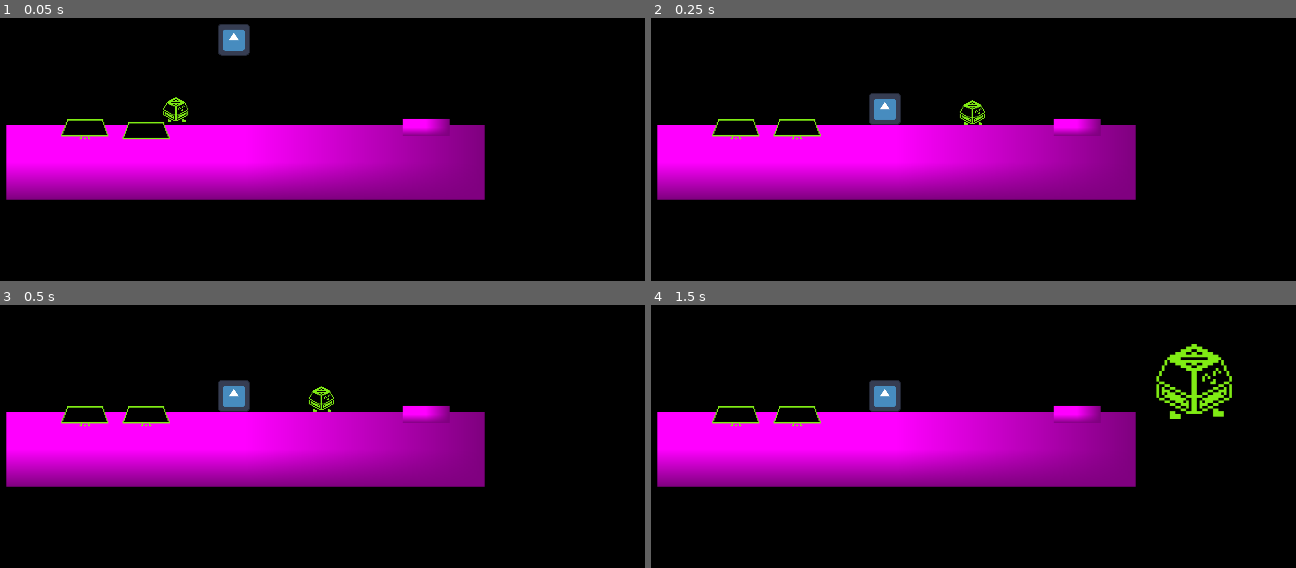
Above: before the commit, frames 1-4 (two rows, left to right).
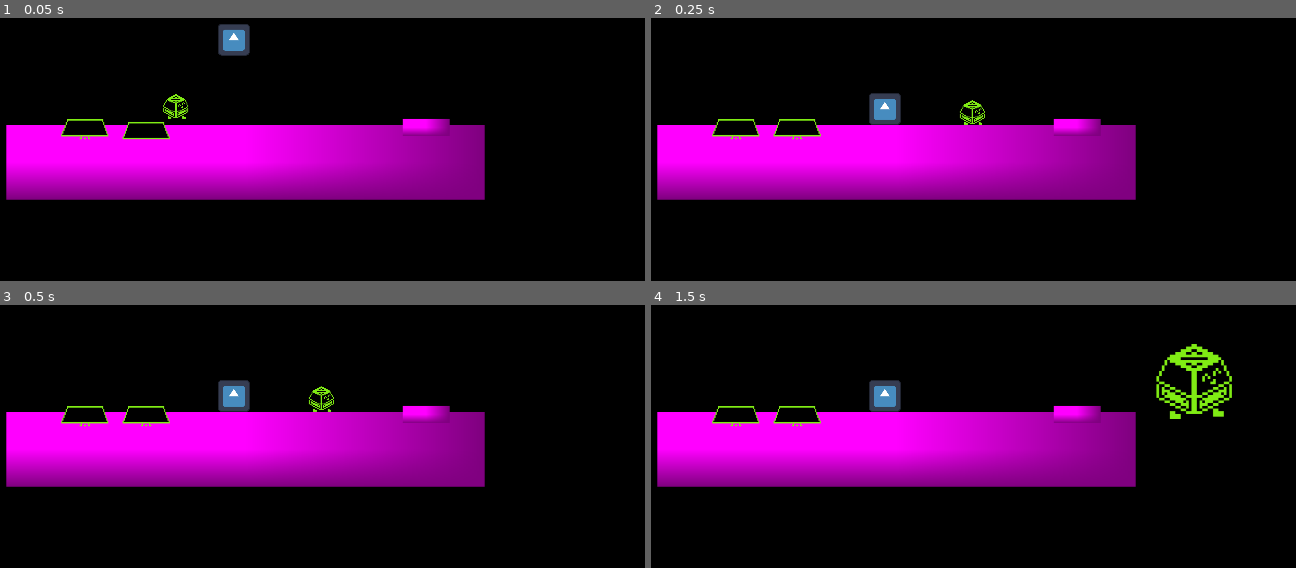
Above: after the commit, the same moments.

Repository: BradyKearley/CuHacking
Game: Godot game, scene res://Levels/test_level.tscn
Same seed, same stepped clock (60 frames per second), same inputs: the game is played once before the commit and once after it. The project has no main scene, so this scene is started directly. The engine's default icon, where the game draws it, is replaced by a stand-in: a white triangle on a blue panel in a dark square.
Inputs:
- Up to frame 1 (0.05 s): no input
- Up to frame 2 (0.25 s): no input
- Up to frame 3 (0.5 s): no input
- Up to frame 4 (1.5 s): tap Enter (ui_accept) at 0.5, 0.77 s; hold Right (ui_right) from 0.53 s (still down)

The runs differ from the first frame. In frame 1, 0.2% of the frame differs, in the area x 25-30%, y 28-40%; in frame 2, less than 0.1%; in frame 3, less than 0.1%; in frame 4, nothing differs.

Commit message:
FIXED YAY

Diff:
--- a/Scenes/tab.tscn
+++ b/Scenes/tab.tscn
@@ -5,10 +5,10 @@
 [ext_resource type="AudioStream" uid="uid://cosc81evi4ud" path="res://SFX/spacebar-click-keyboard-199448_iju6vpxH.mp3" id="3_63sh6"]
 
 [sub_resource type="RectangleShape2D" id="RectangleShape2D_63sh6"]
-size = Vector2(16, 5)
+size = Vector2(16, 6)
 
 [sub_resource type="RectangleShape2D" id="RectangleShape2D_844ok"]
-size = Vector2(16, 6.875)
+size = Vector2(16, 9.875)
 
 [sub_resource type="RectangleShape2D" id="RectangleShape2D_vbepe"]
 size = Vector2(16, 25)
@@ -44,13 +44,12 @@
 script = ExtResource("1_vbepe")
 
 [node name="CollisionShape2D" type="CollisionShape2D" parent="."]
-position = Vector2(0, 0.5)
 shape = SubResource("RectangleShape2D_63sh6")
 
 [node name="Hitbox" type="Area2D" parent="."]
 
 [node name="CollisionShape2D" type="CollisionShape2D" parent="Hitbox"]
-position = Vector2(0, 0.4375)
+position = Vector2(0, -1.0625)
 shape = SubResource("RectangleShape2D_844ok")
 
 [node name="Detector" type="Area2D" parent="."]
@@ -59,17 +58,17 @@
 position = Vector2(0, -8.5)
 shape = SubResource("RectangleShape2D_vbepe")
 
-[node name="AnimatedSprite2D" type="AnimatedSprite2D" parent="."]
-position = Vector2(0.25, -3.875)
-scale = Vector2(0.0917969, 0.124023)
-sprite_frames = SubResource("SpriteFrames_63sh6")
-animation = &"Up"
+[node name="AudioStreamPlayer2D" type="AudioStreamPlayer2D" parent="."]
+stream = ExtResource("3_63sh6")
 
 [node name="Timer" type="Timer" parent="."]
 wait_time = 0.1
 
-[node name="AudioStreamPlayer2D" type="AudioStreamPlayer2D" parent="."]
-stream = ExtResource("3_63sh6")
+[node name="AnimatedSprite2D" type="AnimatedSprite2D" parent="."]
+position = Vector2(0.25, -3.875)
+scale = Vector2(0.0917969, 0.124023)
+sprite_frames = SubResource("SpriteFrames_ti34l")
+animation = &"Up"
 
 [connection signal="body_entered" from="Hitbox" to="." method="_on_hitbox_body_entered"]
 [connection signal="body_exited" from="Detector" to="." method="_on_detector_body_exited"]
Not shown: 1 places in Scenes/tab.tscn that only renumber resources
